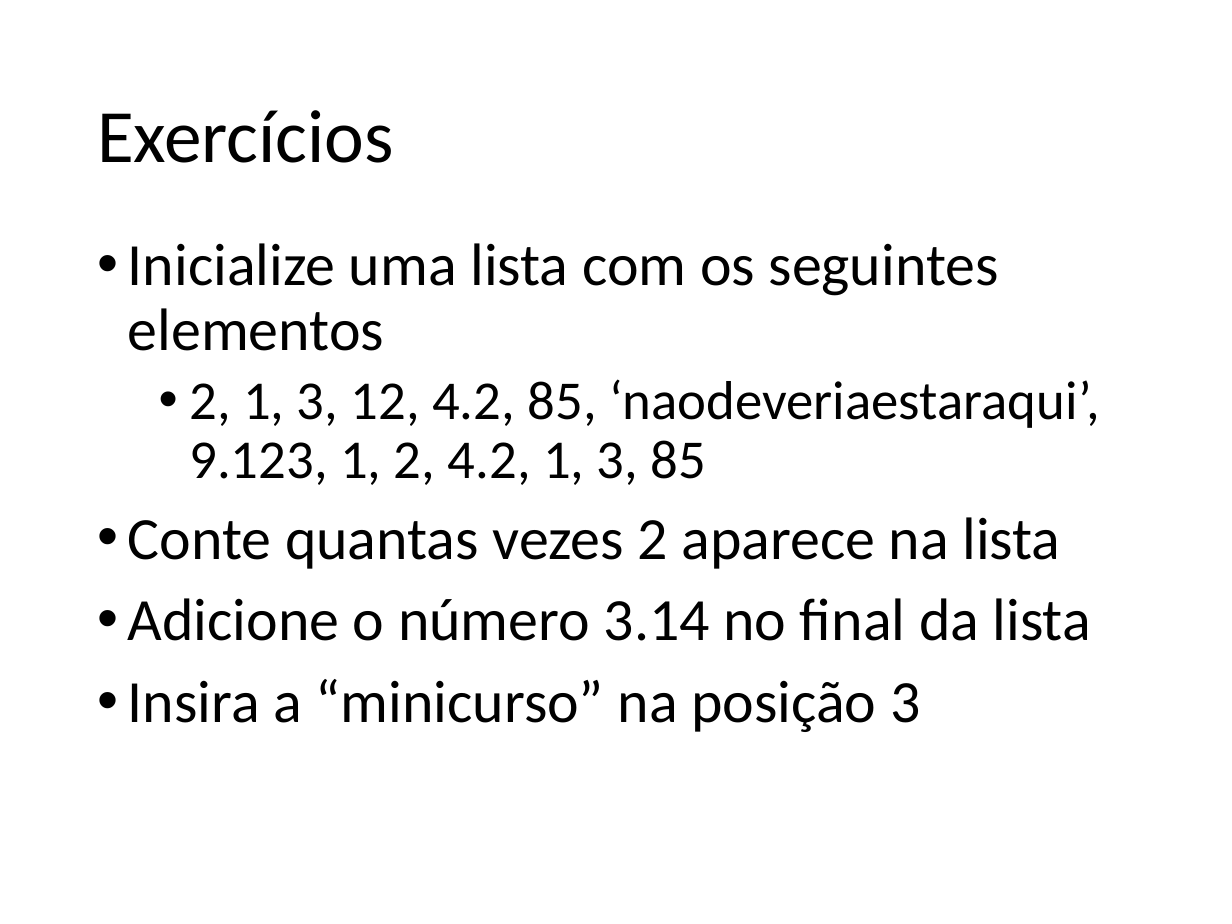
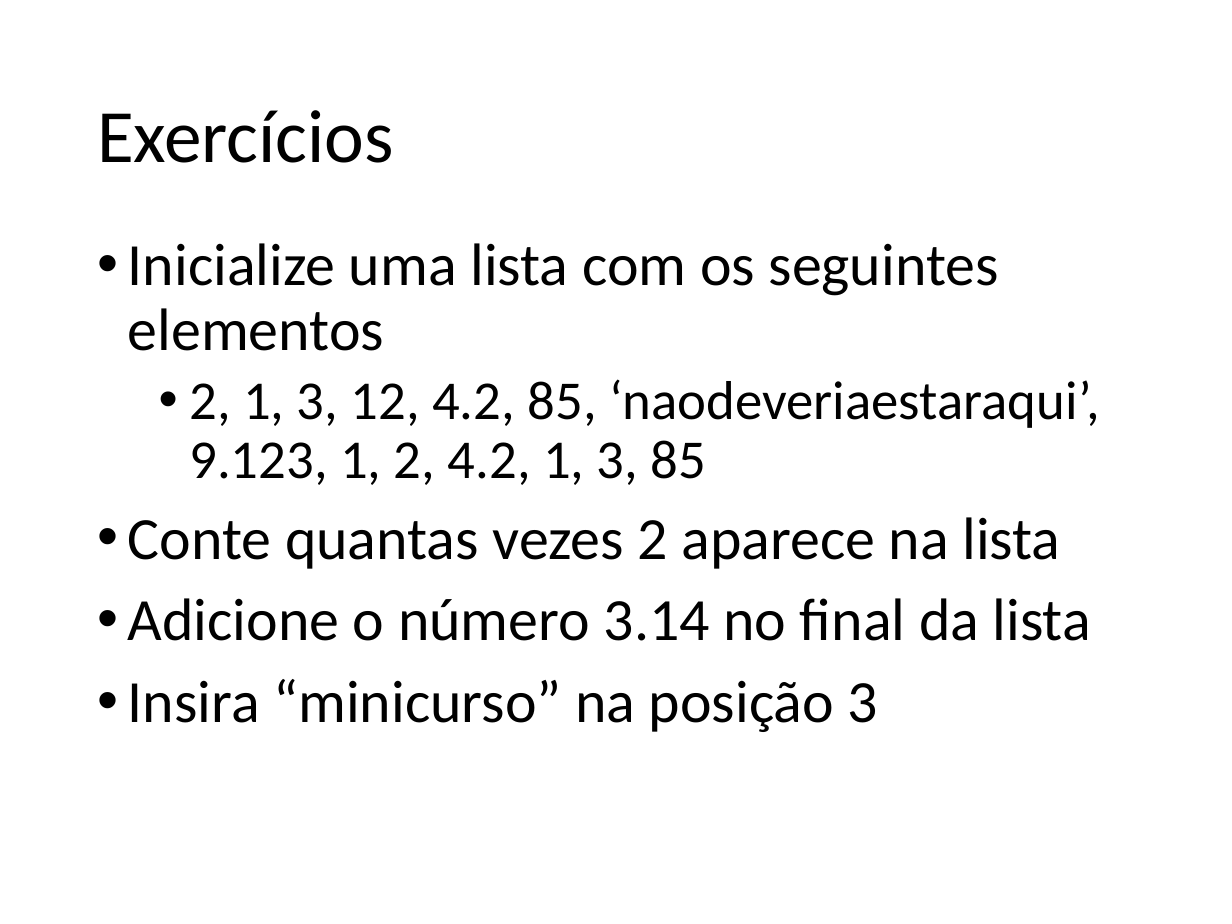
Before and after one commit to fernandoFernandeSantos/minicurso_python_2019, a slide deck: slide 38 of aula.pptx (slide 35 before the commit). Drawn at 1232x924 pixels with LibreOffice and Linux fonts; fonts in the diff are those of the drawing. Boxes give left, top, right and bottom in pixels: in the first picture for what was removed or moved away, otherwise in the second. Text is boxed around its words. In the diff, an @@ line names an element or a change of style, - is before the commit and + after.

```diff
--- a/aula.pptx
+++ b/aula.pptx
@@ text at (128,679,878,732): text changed @@
-• Insira a “minicurso” na posição 3
+• Insira “minicurso” na posição 3
```
Also in this commit, not shown: 9 other slides changed, 10 slides added, 2 other files.
